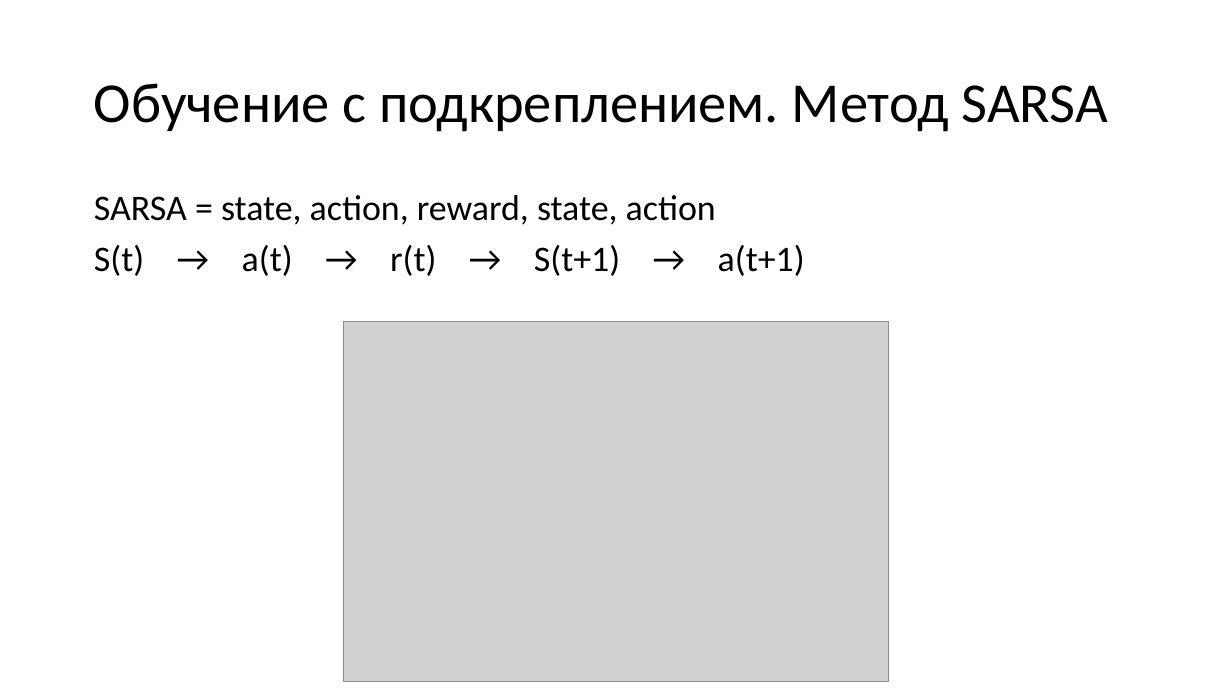
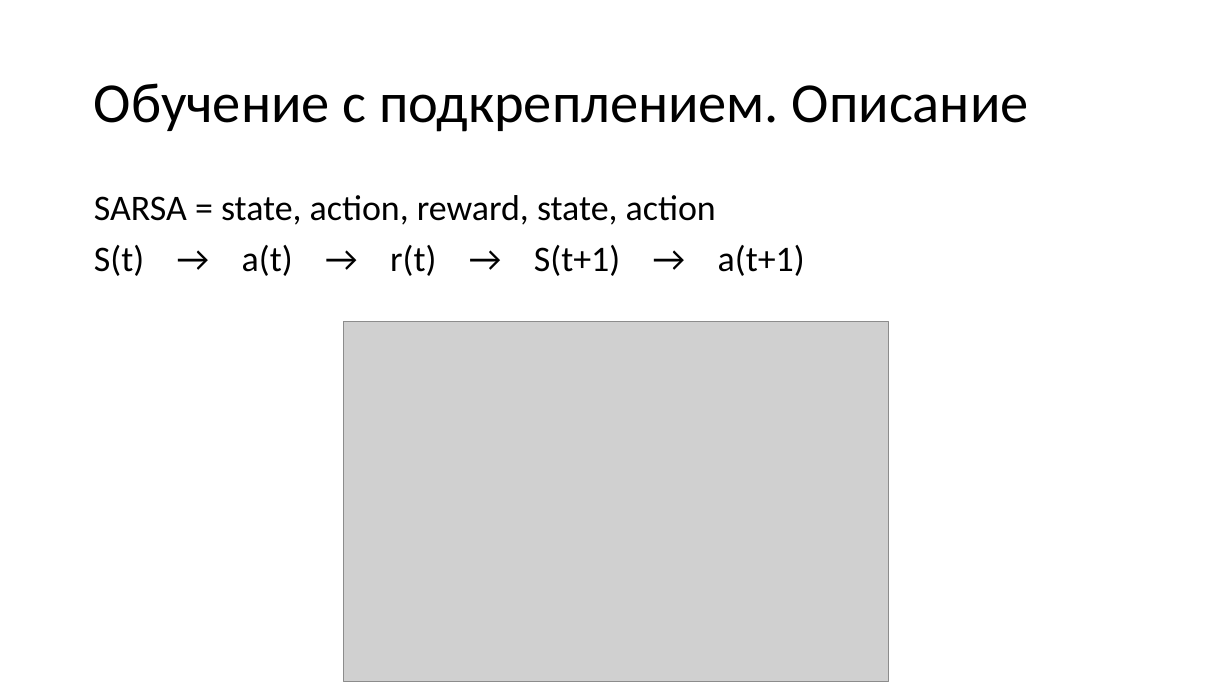
Before and after one commit to mosalov/AI_main_lectures, a slide deck: slide 15 of Лекция 2 23_09_2020.pptx (slide 13 before the commit). Drawn at 1232x693 pixels with LibreOffice and Linux fonts; fonts in the diff are those of the drawing; grey boxes stand for pictures. Boxes give left, top, right and bottom in pixels: in the first picture for what was removed or moved away, otherwise in the second. Text is boxed around its words. In the diff, an @@ line names an element or a change of style, - is before the commit and + after.

```diff
--- a/Лекция 2 23_09_2020.pptx
+++ b/Лекция 2 23_09_2020.pptx
@@ title at [94, 83, 1029, 132]: text changed @@
-Обучение с подкреплением. Метод SARSA
+Обучение с подкреплением. Описание
```
Also in this commit, not shown: 6 other slides changed, 13 slides added, 2 slides removed.
